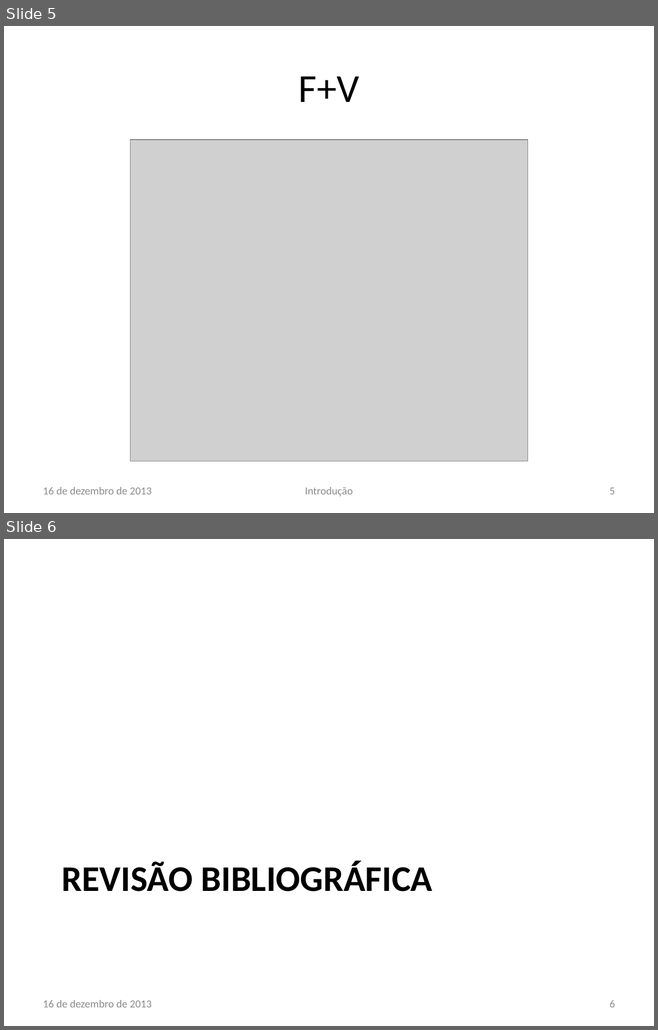
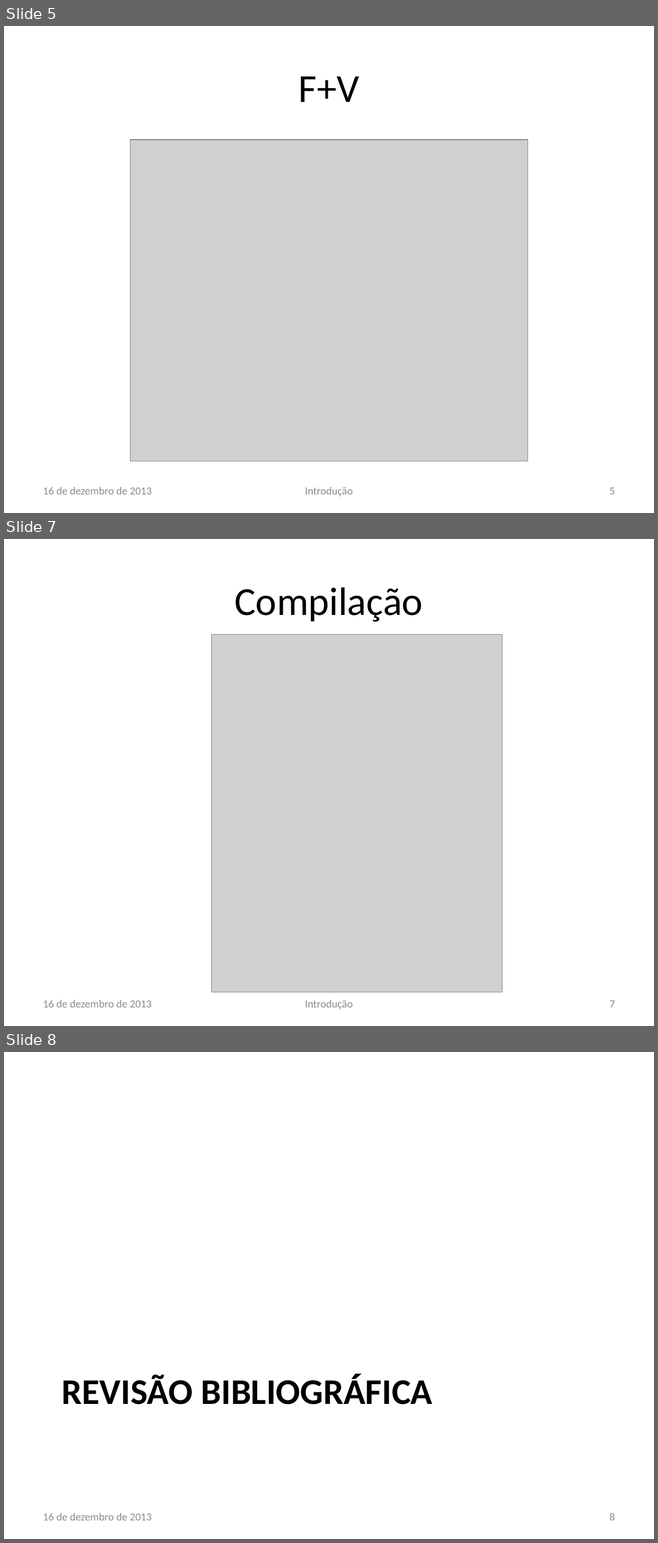
Before and after one commit to lsoliveira459/tg2, a slide deck: Apresentação/Estudo e Implementação de Reconfiguração Dinâmica.pptx. Shown one above the other, each under a label of ours: slides 5 and 6 before the commit, slides 5, 7 and 8 after it; the slides between them are not shown. The pictures are 658x1030 and 658x1543 pixels, drawn with LibreOffice and Linux fonts; fonts in the diff are those of the drawing; grey boxes stand for pictures; background and template pictures are left out. Boxes give left, top, right and bottom in pixels: in the first picture for what was removed or moved away, otherwise in the second. Text is boxed around its words. In the diff, an @@ line names an element or a change of style, - is before the commit and + after.

```diff
--- a/Apresentação/Estudo e Implementação de Reconfiguração Dinâmica.pptx
+++ b/Apresentação/Estudo e Implementação de Reconfiguração Dinâmica.pptx
@@ slide 7 added at bbox=[4, 539, 654, 1026], background #FFFFFF @@
@@ title added at bbox=[235, 587, 423, 622], 44 pt, text #000000 @@
+Compilação
@@ picture added at bbox=[211, 635, 502, 993] @@
@@ text added at bbox=[43, 1000, 152, 1008], 12 pt, text #8C8C8C @@
+16 de dezembro de 2013
@@ text added at bbox=[305, 1000, 353, 1009], 12 pt, text #8C8C8C @@
+Introdução
@@ page number added at bbox=[609, 1001, 614, 1008], 12 pt, text #8C8C8C @@
+7
@@ what was slide 6 is now slide 8 @@
@@ page number at bbox=[609, 1513, 614, 1521]: text changed @@
-6
+8
```
Also in this commit, not shown: 2 slides changed, 1 other slide added, 2 other files.
